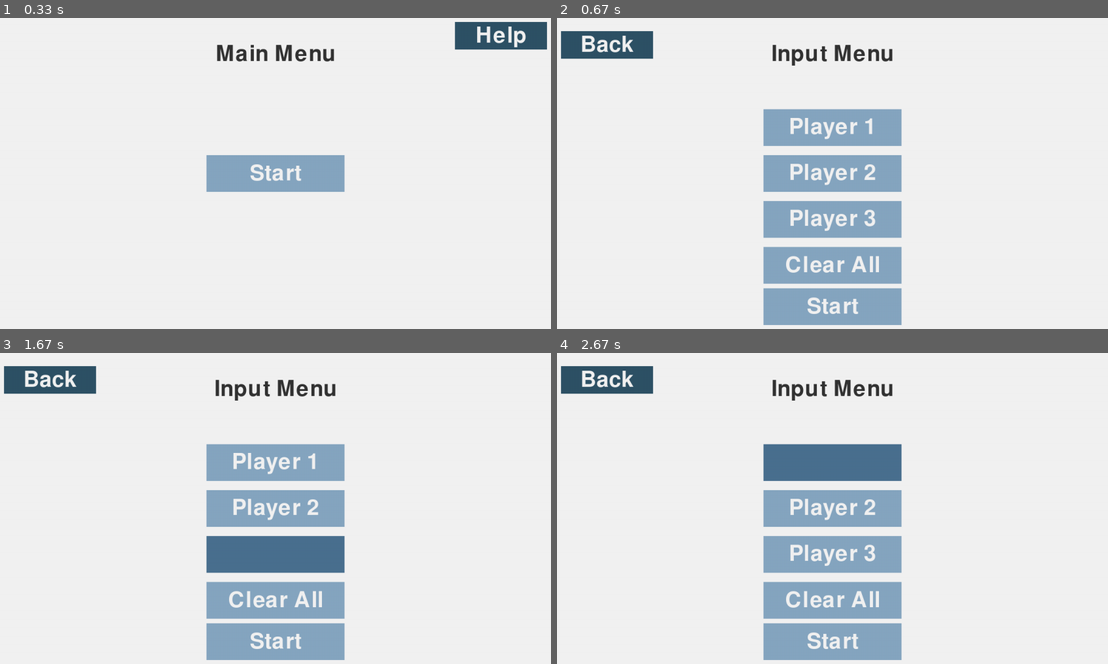
Above: before the commit, frames 1-4 (two rows, left to right).
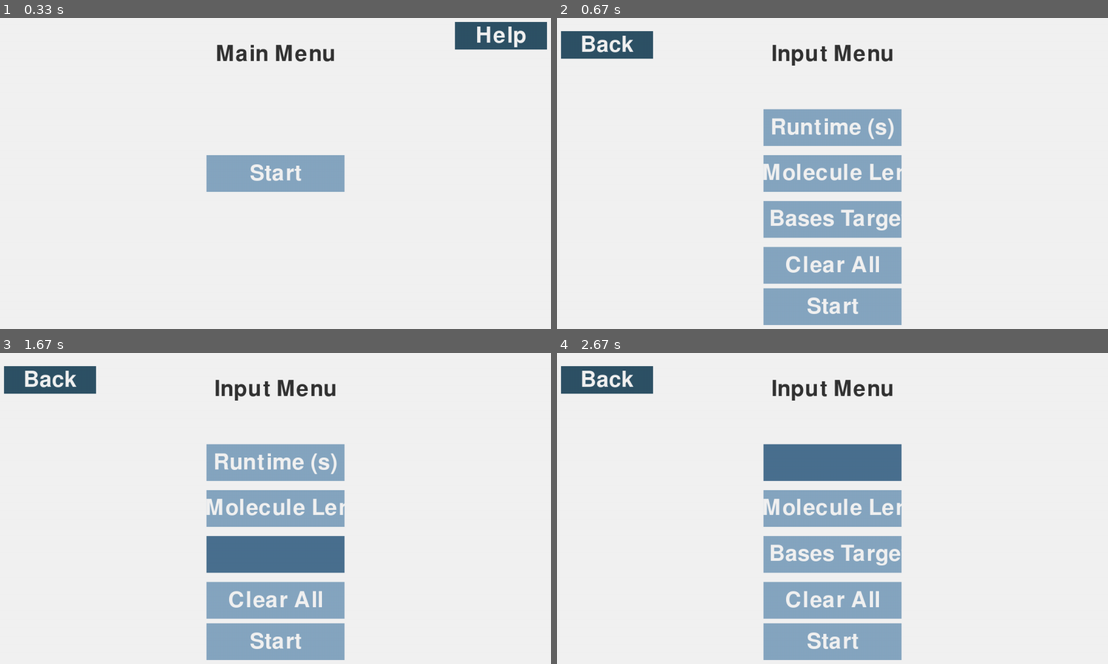
Above: after the commit, the same moments.

Repository: Leina85/A-Level-NEA
Game: pygame game, started from NEA/pipeline/Doc-NEA/P2.py
The game is run twice, just before and just after one commit, with the same random seed, the same clock (stepped at 60 frames per second) and the same inputs.
Inputs (mouse positions are in pixels of both pictures, inside the frame that each line leads up to):
- Up to frame 1 (0.33 s): no input
- Up to frame 2 (0.67 s): click (832, 173) at 0.38 s
- Up to frame 3 (1.67 s): click (275, 461) at 0.72 s, where only the run after the commit has a clickable "Runtime (s)"; click "Clear All" at 1.05 s; click (341, 536) at 1.38 s
- Up to frame 4 (2.67 s): click (832, 461) at 1.72 s, where only the run after the commit has a clickable "Runtime (s)"; click (804, 595) at 2.05 s; click (810, 452) at 2.38 s

Frame 1 is identical in both runs. In frame 2, 1.9% of the frame differs, in the area x 37-63%, y 32-69%; in frame 3, 1.2%; in frame 4, 1.3%.

Commit message:
readded the correct names for input buttons

Diff:
--- a/NEA/pipeline/Doc-NEA/P2.py
+++ b/NEA/pipeline/Doc-NEA/P2.py
@@ -47,9 +47,9 @@
         'title': 'Input Menu',
         'navbtn': {'text': 'Back', 'target': 'main_menu'},
         'buttons': {
-            1: {'pos': (640, 260), 'text': '', 'size': MAIN_BTN_SIZE, 'input': True, 'label': 'Player 1'},
-            2: {'pos': (640, 360), 'text': '', 'size': MAIN_BTN_SIZE, 'input': True, 'label': 'Player 2'},
-            3: {'pos': (640, 460), 'text': '', 'size': MAIN_BTN_SIZE, 'input': True, 'label': 'Player 3'},
+            1: {'pos': (640, 260), 'text': '', 'size': MAIN_BTN_SIZE, 'input': True, 'label': 'Runtime (s)'},
+            2: {'pos': (640, 360), 'text': '', 'size': MAIN_BTN_SIZE, 'input': True, 'label': 'Average Molecule Length (Kb)'},
+            3: {'pos': (640, 460), 'text': '', 'size': MAIN_BTN_SIZE, 'input': True, 'label': 'Fraction of Bases Target (Decimal)'},
             'clear': {'pos': (640, 560), 'text': 'Clear All', 'size': MAIN_BTN_SIZE},
             'start': {'pos': (640, 650), 'text': 'Start', 'target': 'start_menu', 'size': MAIN_BTN_SIZE}
         }
